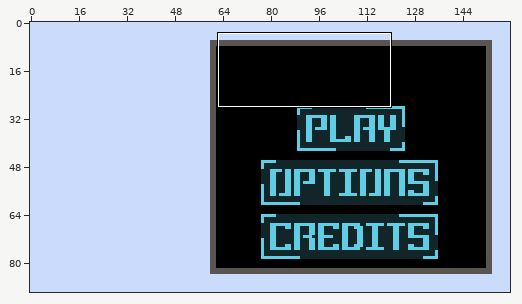
Two states of a pixel-art file, raw/ase/main_menu.ase. Above: a wide view before the commit, with the close-up outlined.
Close-up. Before the edit:
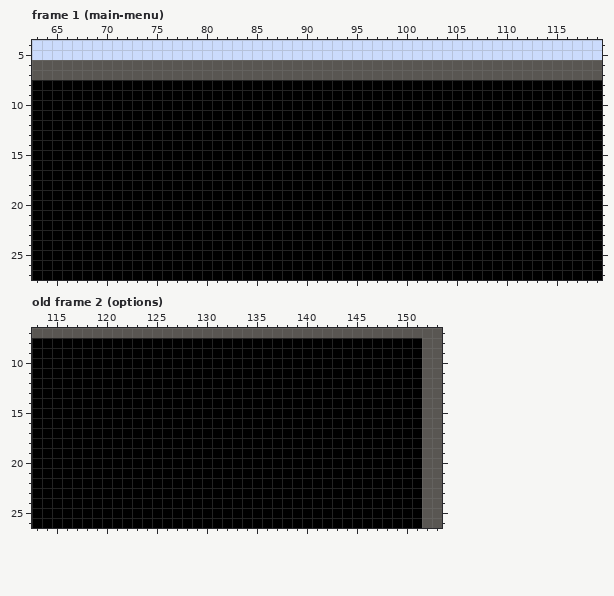
160x90 pixels, 2 frames. Shown: frame 1 (main-menu): x 63..119, y 4..27; old frame 2 (options): x 113..153, y 7..26. The commit also changed other frames or places, which this record leaves out.
After the commit:
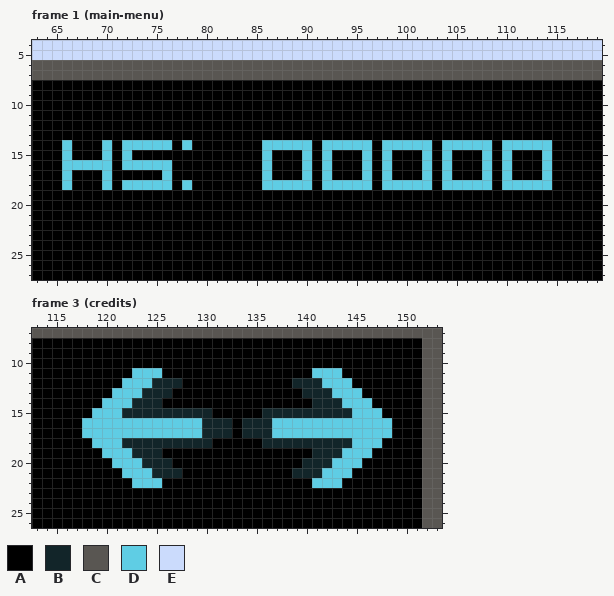
Palette (. is transparent): A #000000  B #122529  C #595652  D #5fcde4  E #cbdbfc
A new or re-ordered frame is compared with the old frame closest to it.
From the commit log: implemented displaying credits with ability to scroll
Edits made:
frames 2 -> 3
Frame 1 (main-menu), layer "Layer 1":
The edit turns colour A into colour D in row 14 at x 66, 70, 72 to 76, 78, 86 to 90, 92 to 96, 98 to 102, 104 to 108 and 110 to 114; in row 15 at x 66, 70, 72, 86, 90, 92, 96, 98, 102, 104, 108, 110 and 114; in row 16 at x 66 to 70, 72 to 76, 86, 90, 92, 96, 98, 102, 104, 108, 110 and 114; in row 17 at x 66, 70, 76, 86, 90, 92, 96, 98, 102, 104, 108, 110 and 114; in row 18 at x 66, 70, 72 to 76, 78, 86 to 90, 92 to 96, 98 to 102, 104 to 108 and 110 to 114.
Frame 3 (credits) is new; against old frame 2 (options), layer "Layer 1":
The edit turns colour A into colour B in row 12 at x 125 to 127 and 139 to 141; in row 13 at x 124 to 126 and 140 to 142; in row 14 at x 123 to 125 and 141 to 143; in row 15 at x 122 to 130 and 136 to 144; in rows 16 to 17 at x 130 to 132 and 134 to 136; in row 18 at x 122 to 130 and 136 to 144.
The edit turns colour A into colour B in row 19 at x 123 to 125 and 141 to 143; in row 20 at x 124 to 126 and 140 to 142; in row 21 at x 125 to 127 and 139 to 141.
The edit turns colour A into colour D in row 11 at x 123 to 125 and 141 to 143; in row 12 at x 122 to 124 and 142 to 144; in row 13 at x 121 to 123 and 143 to 145; in row 14 at x 120 to 122 and 144 to 146; in row 15 at x 119 to 121 and 145 to 147; in rows 16 to 17 at x 118 to 129 and 137 to 148.
The edit turns colour A into colour D in row 18 at x 119 to 121 and 145 to 147; in row 19 at x 120 to 122 and 144 to 146; in row 20 at x 121 to 123 and 143 to 145; in row 21 at x 122 to 124 and 142 to 144; in row 22 at x 123 to 125 and 141 to 143.
Boxes around the changes in both close-ups, in picture pixels (x1, y1, x2, y2):
changed: (62, 140, 192, 190)
changed: (262, 140, 552, 190)
changed: (82, 368, 392, 488)
